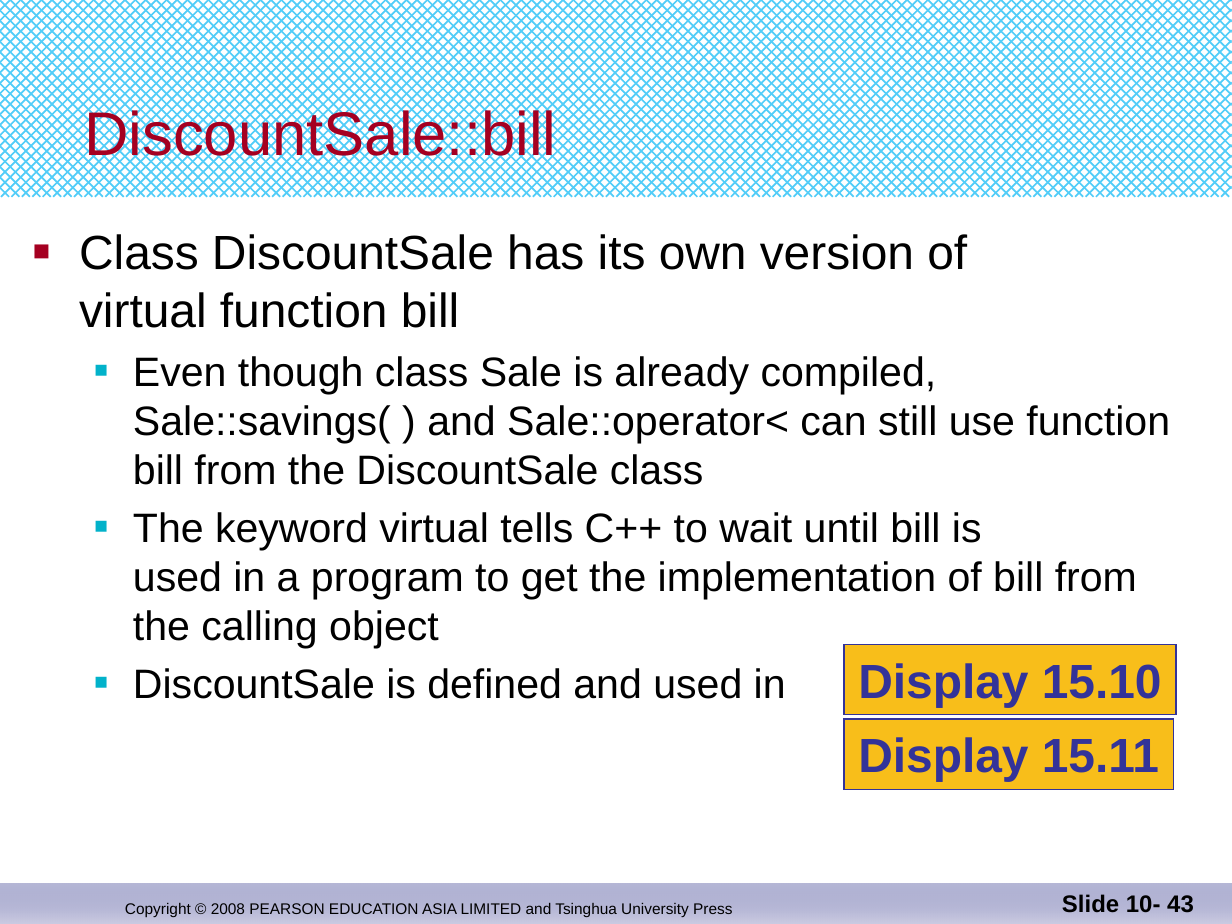
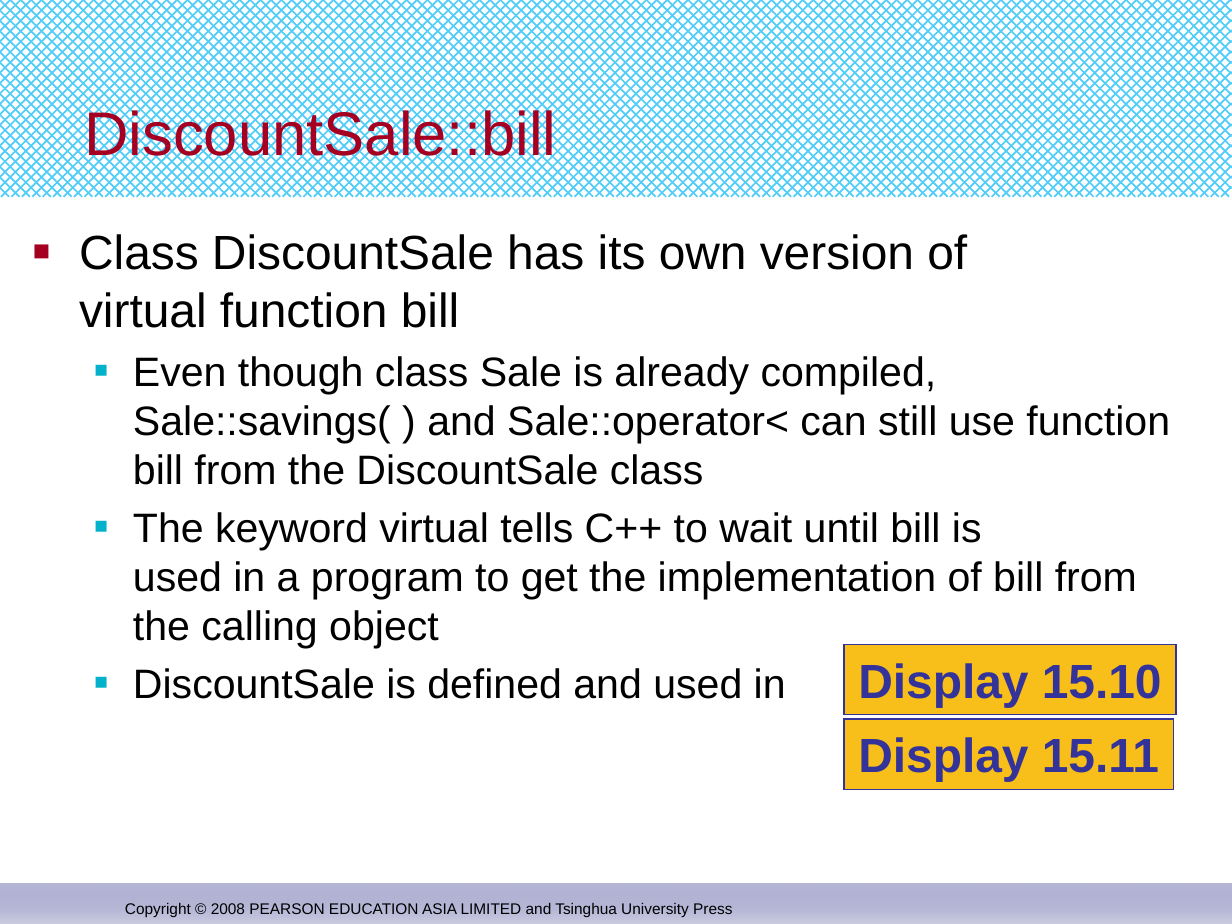
Before and after one commit to djuanbei/CPLUSPLUS, a slide deck: slide 43 of ppt/Chapter 15.pptx. Drawn at 1232x924 pixels with LibreOffice and Linux fonts; fonts in the diff are those of the drawing. Boxes give left, top, right and bottom in pixels: in the first picture for what was removed or moved away, otherwise in the second. Text is boxed around its words. In the diff, an @@ line names an element or a change of style, - is before the commit and + after.

```diff
--- a/ppt/Chapter 15.pptx
+++ b/ppt/Chapter 15.pptx
@@ page number removed at bbox=[1062, 894, 1194, 913] @@
-Slide 10- 43
```
Also in this commit, not shown: 6 other slides changed.
